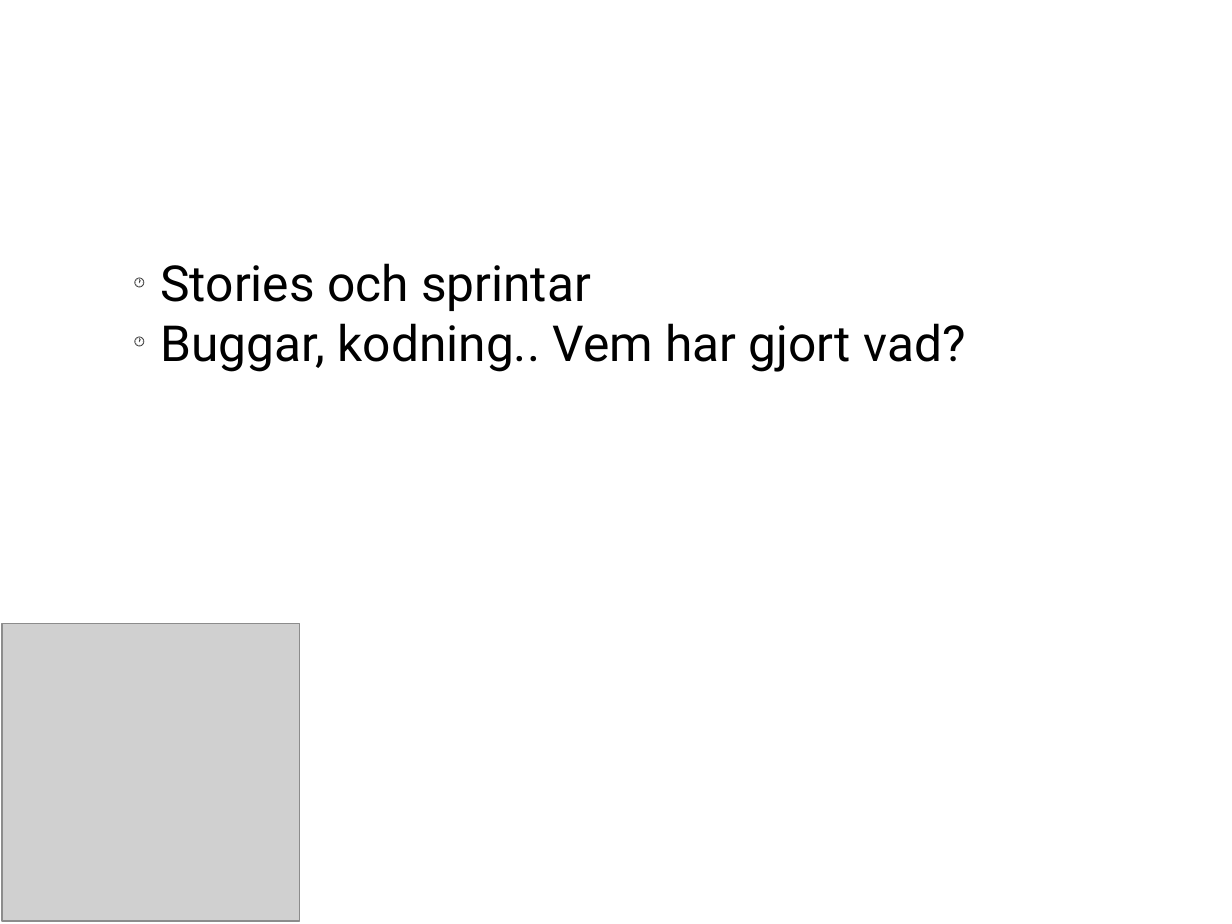
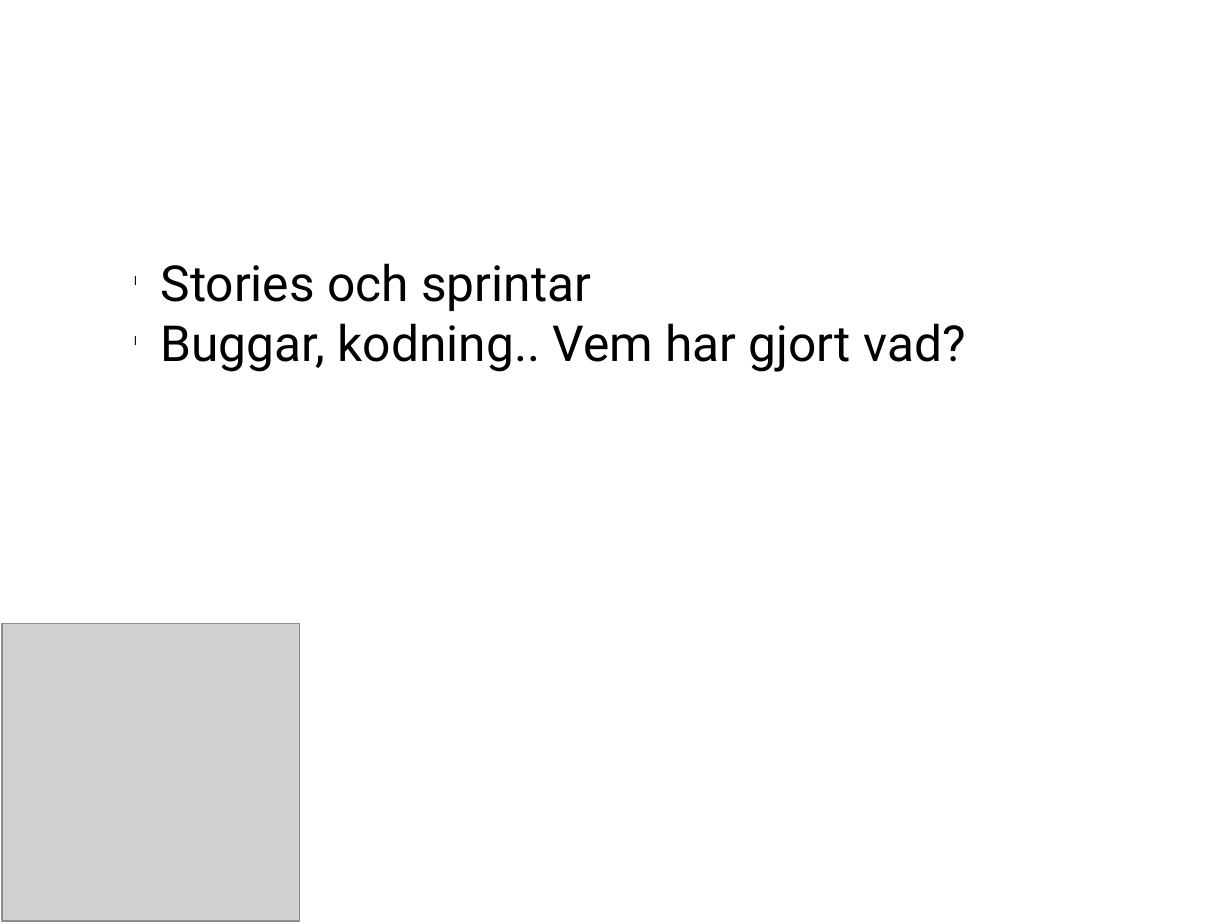
Before and after one commit to lukeeee/Royal-Hearts, a slide deck: slide 6 of redovisning.pptx. Drawn at 1232x924 pixels with LibreOffice and Linux fonts; fonts in the diff are those of the drawing; grey boxes stand for pictures; background and template pictures are left out. Boxes give left, top, right and bottom in pixels: in the first picture for what was removed or moved away, otherwise in the second. Text is boxed around its words. In the diff, an @@ line names an element or a change of style, - is before the commit and + after.

```diff
--- a/redovisning.pptx
+++ b/redovisning.pptx
@@ text "Stories och sprintar" at [161,263,965,372]: bullet 🕐 to l @@
```
Also in this commit, not shown: 2 other slides changed, 1 slide added, 1 slide removed.
